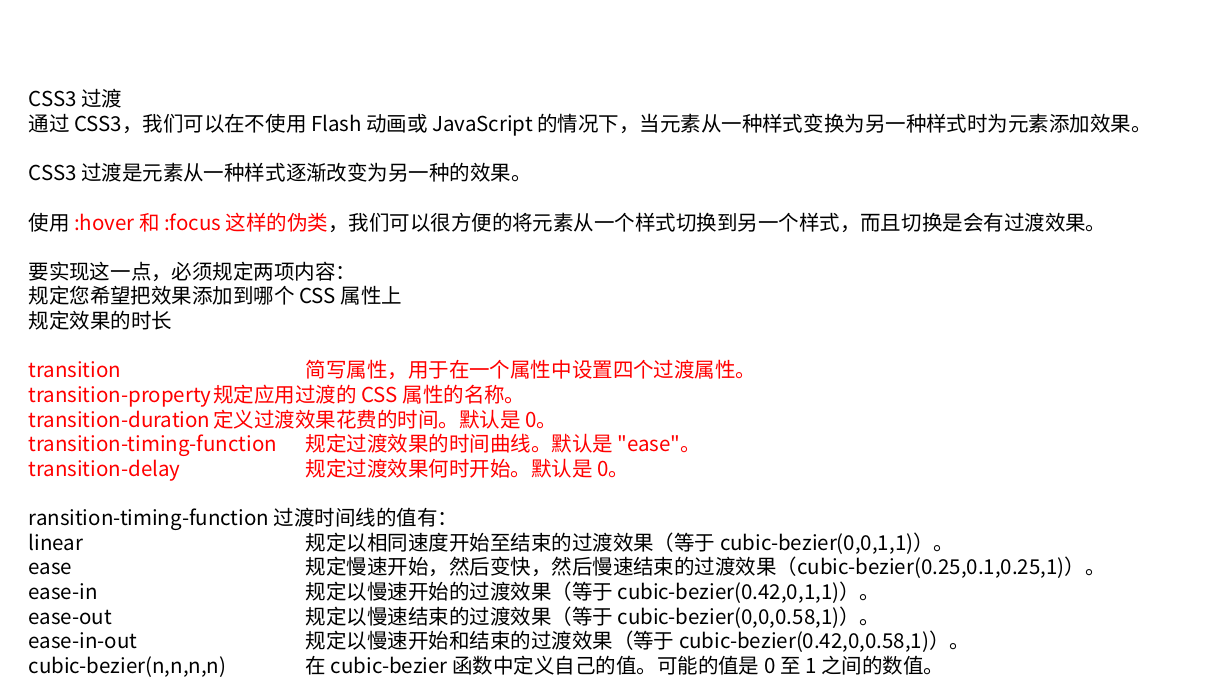
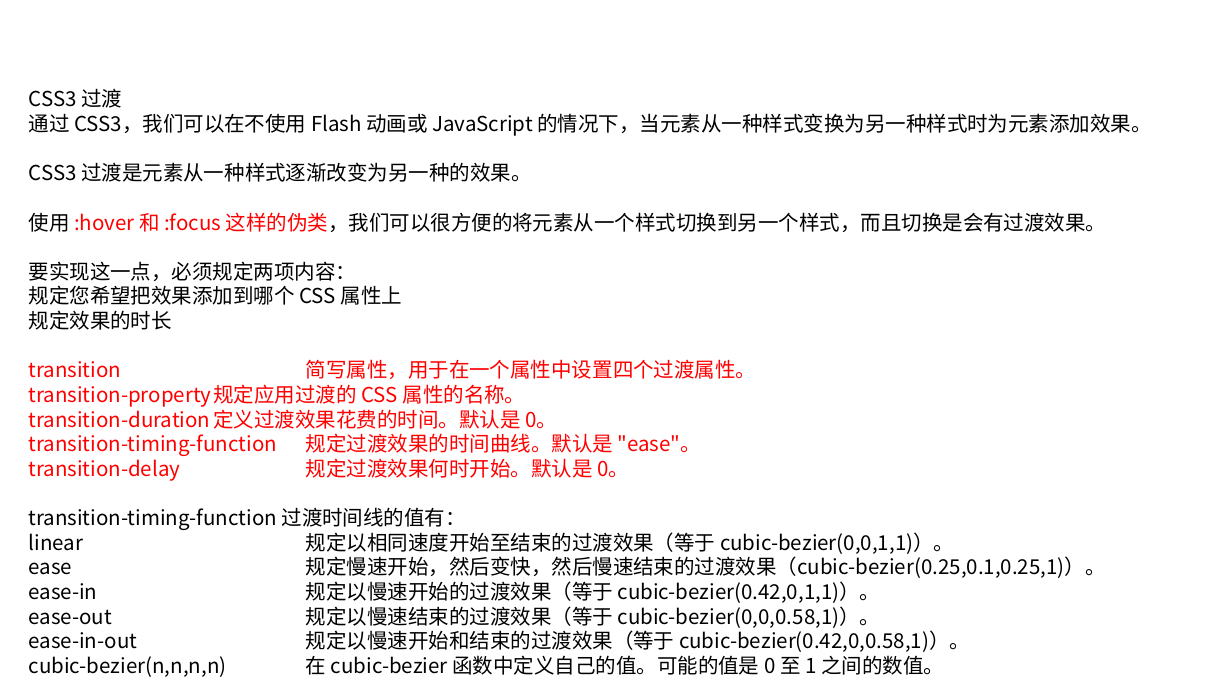
Before and after one commit to linkknown/PPT, a slide deck: slide 25 of 前端PPT/css 简介.pptx (slide 23 before the commit). Drawn at 1232x693 pixels with LibreOffice and Linux fonts; fonts in the diff are those of the drawing; background and template pictures are left out. Boxes give left, top, right and bottom in pixels: in the first picture for what was removed or moved away, otherwise in the second. Text is boxed around its words. In the diff, an @@ line names an element or a change of style, - is before the commit and + after.

```diff
--- a/前端PPT/css 简介.pptx
+++ b/前端PPT/css 简介.pptx
@@ text at [29,507,466,530]: text changed @@
-ransition-timing-function 过渡时间线的值有：
+transition-timing-function 过渡时间线的值有：
```
Also in this commit, not shown: 7 other slides changed, 3 slides added, 2 other files.
